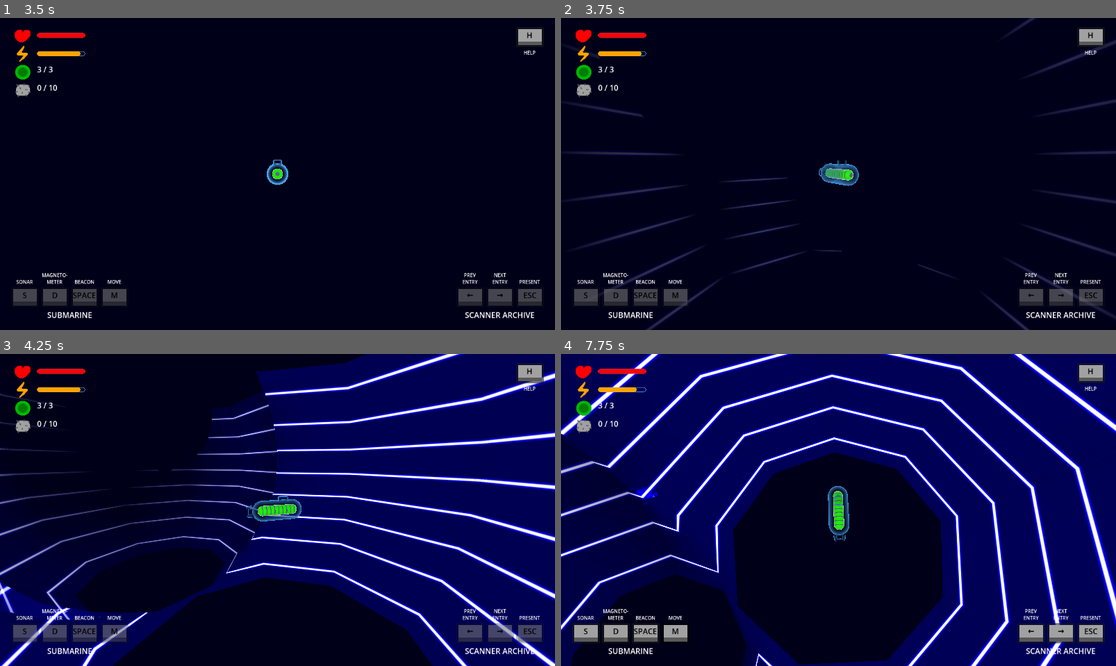
Above: before the commit, frames 1-4 (two rows, left to right).
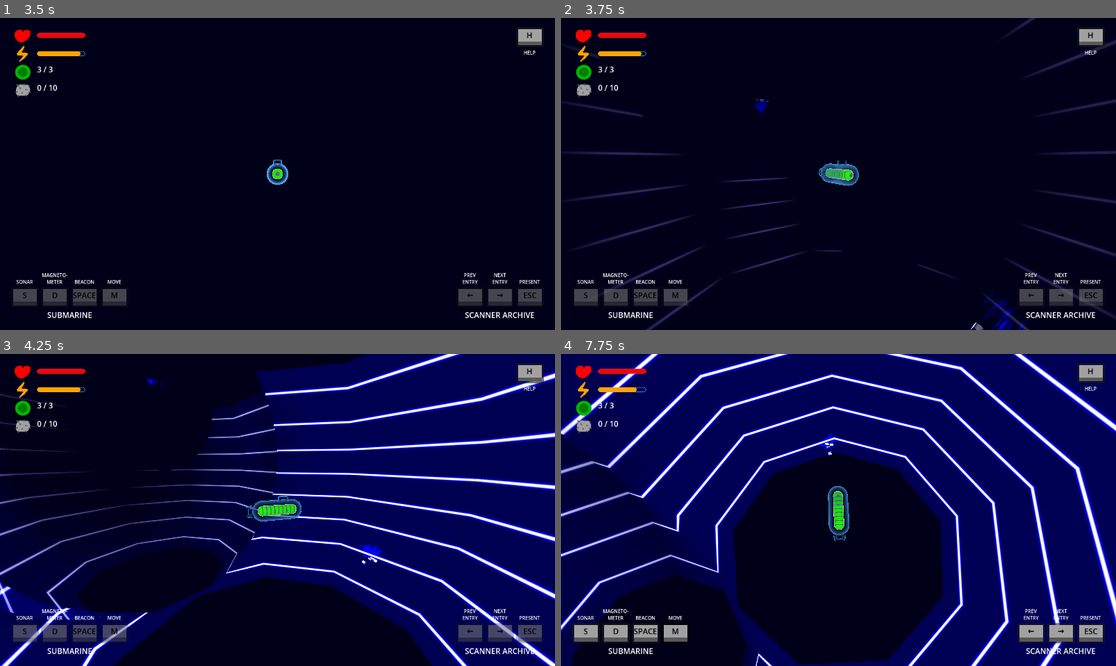
Above: after the commit, the same moments.

Repository: squirrelsoftcompany/LD57
Game: Godot game, scene res://Scenes/test_scene.tscn
Two runs of this game, one before a commit and one after it. Both use one fixed random seed, a clock stepped at 60 frames per second and the inputs below.
Inputs (mouse positions are in pixels of both pictures, inside the frame that each line leads up to):
- Up to frame 1 (3.5 s): click "H" at 0.5 s; click "H" at 1.25 s; click "H" at 2 s; click "S" at 2.75 s
- Up to frame 2 (3.75 s): tap Enter at 3.5 s; drag from (622, 71) to (894, 105) at 3.52 s
- Up to frame 3 (4.25 s): no input
- Up to frame 4 (7.75 s): drag from (622, 425) to (810, 572) at 4.27 s; click "D" at 5 s; click "SPACE" at 5.75 s; click "SPACE" at 6.5 s; click "M" at 7.25 s

Frame 1 is identical in both runs. In frame 2, 0.4% of the frame differs, in the area x 34-86%, y 26-100%; in frame 3, 0.2%; in frame 4, 2.5%, in the area x 0-100%, y 0-100%.

Commit message:
fishes got moves !

Diff:
--- a/Scenes/Foes/fishs.tscn
+++ b/Scenes/Foes/fishs.tscn
@@ -33,6 +33,7 @@
 
 [node name="PathFollow3D" type="PathFollow3D" parent="Path3D"]
 transform = Transform3D(0.000478698, 0.0024625, 0.999991, -1.16415e-10, 0.999991, -0.0024625, -0.999995, 1.17868e-06, 0.000478697, 1.5591, -0.00674731, -0.00254944)
+loop = false
 
 [node name="Area3D" type="Area3D" parent="Path3D/PathFollow3D" groups=["Fishs"]]
 transform = Transform3D(0.000478703, -1.16417e-10, -1, 0.00246253, 1, 1.1787e-06, 1, -0.00246253, 0.000478702, 0, 0, 0)
@@ -42,10 +43,11 @@
 shape = SubResource("SphereShape3D_3unq2")
 
 [node name="MultiMeshInstance3D" type="MultiMeshInstance3D" parent="Path3D/PathFollow3D/Area3D"]
-transform = Transform3D(0.1, 0, 0, 0, 0.1, 0, 0, 0, 0.1, 0, 0, 0)
+transform = Transform3D(0.5, 0, 0, 0, 0.5, 0, 0, 0, 0.5, 0, 0, 0)
 cast_shadow = 0
 multimesh = SubResource("MultiMesh_mwvl2")
 script = ExtResource("2_8oyus")
+cube_count = 50
 
 [node name="DebugMesh" type="MeshInstance3D" parent="Path3D/PathFollow3D/Area3D"]
 transform = Transform3D(5, 0, 0, 0, 5, 0, 0, 0, 5, 0, 0, 0)
--- a/Scenes/map.tscn
+++ b/Scenes/map.tscn
@@ -13,6 +13,7 @@
 [sub_resource type="SphereMesh" id="SphereMesh_p3ir5"]
 
 [node name="Map" type="CSGCombiner3D" groups=["Map"]]
+layers = 4
 material_override = ExtResource("1_26yhd")
 use_collision = true
 script = ExtResource("2_p3ir5")
--- a/Scripts/Autoload/Archive.gd
+++ b/Scripts/Autoload/Archive.gd
@@ -120,3 +120,6 @@
 		push_error("No timepoint corresponding to time ", time, "ms.")
 		return null
 	return get_timepoint_by_index(idx)
+
+func get_last_tp() -> TimePoint:
+	return _archive.back()
--- a/Scripts/Foes/fishs.gd
+++ b/Scripts/Foes/fishs.gd
@@ -12,22 +12,21 @@
 func _ready():
 	# Initialize the PathFollow3D position to the start of the path
 	path_follow.set_h_offset(0.0)
-	# Todo : generate procedural path here ?
-	# done in map gen
+	GlobalEventHolder.connect("player_finish_moving",func(_x,_y): _set_pos(GlobalArchive.get_last_tp()))
+	GlobalEventHolder.connect("player_navigate_archive",func(_x,_y): _set_pos(_y))
+	GlobalEventHolder.connect("player_quit_navigating_archive",func(_x,_y): _set_pos(_y))
 
-func _process(delta):
-	#TODO : move by submarine step
-	var next_step_ratio = path_follow.get_progress_ratio() + speed * delta
-
-	# Move the PathFollow3D along the path
-	if (next_step_ratio >= 1.0):
-		path_follow.set_progress_ratio(1.0)
-		speed = -speed
-	elif (next_step_ratio  <= 0):
-		path_follow.set_progress_ratio(0.0)
-		speed = -speed
-	else:
-		path_follow.set_progress_ratio(next_step_ratio)
+func _set_pos(time_point : Archive.TimePoint):
+	var length = $Path3D.curve.get_baked_length()
+	var step = speed * time_point.scaled_time
+	var dir : bool = true
+	while step > length:
+		step -= length
+		dir = !dir
+	if dir :
+		path_follow.progress = step
+	else :
+		path_follow.progress = length-step
 
 	# Update the fish school's position
 	var old_position = body.global_transform.origin
